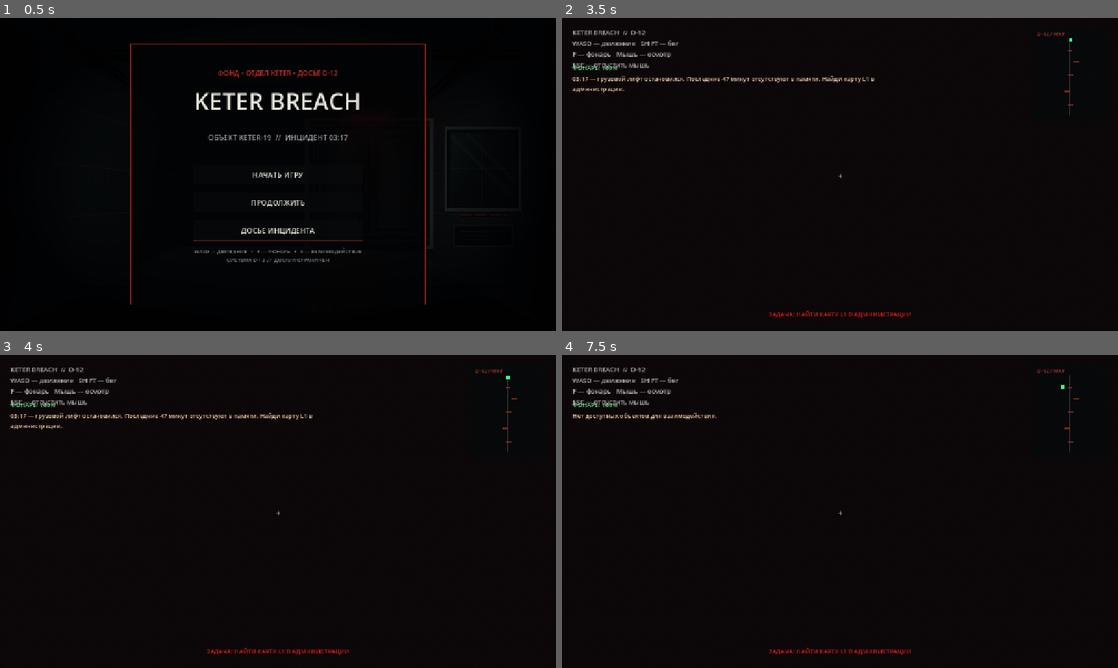
Above: before the commit, frames 1-4 (two rows, left to right).
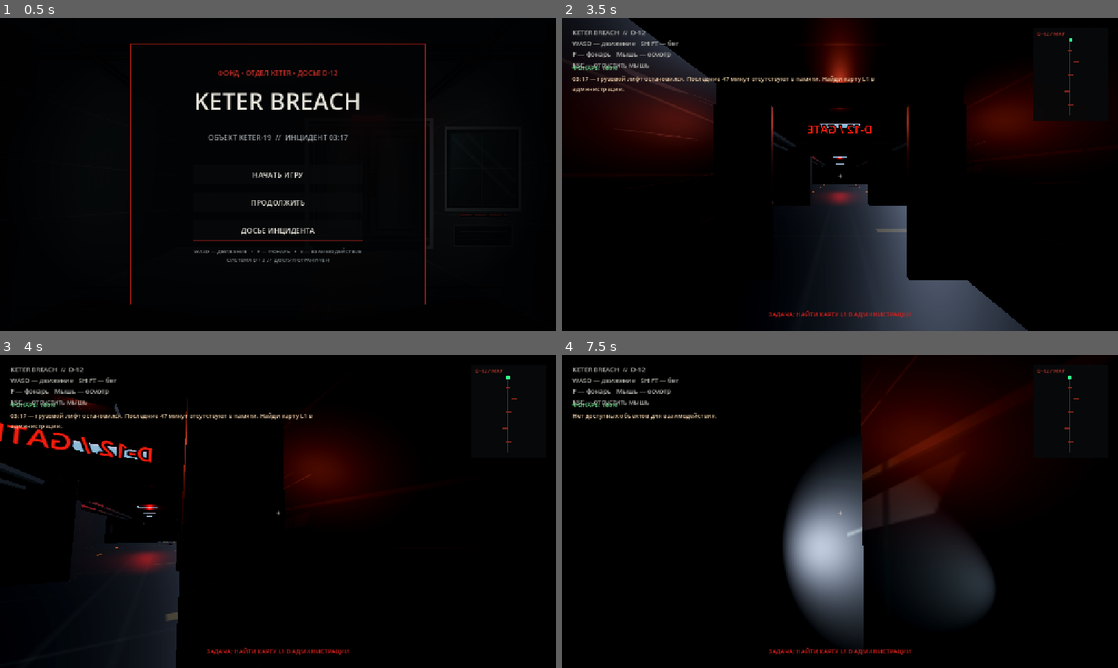
Above: after the commit, the same moments.

Repository: Keter-Breach/keter-breach.ru
Game: Godot game, scene res://scenes/main.tscn
Same seed, same stepped clock (60 frames per second), same inputs: the game is played once before the commit and once after it.
Inputs (mouse positions are in pixels of both pictures, inside the frame that each line leads up to):
- Up to frame 1 (0.5 s): no input
- Up to frame 2 (3.5 s): click "НАЧАТЬ ИГРУ" at 0.5 s; click "ПРОПУСТИТЬ ИНТРО →" at 1.25 s; tap Enter at 2 s; move the mouse to (962, 158) at 2.02 s; hold D (move_right) 2.03-2.78 s; hold Shift (sprint) 2.03-2.78 s; click (962, 158) at 2.17 s; tap Space at 2.27, 3.02 s; move the mouse to (728, 190) at 2.77 s; hold S (move_back) from 2.78 s (still down); tap F (toggle_flashlight) at 2.85 s
- Up to frame 3 (4 s): move the mouse to (289, 505) at 3.52 s; release S (move_back) at 3.53 s; hold W (move_forward) from 3.53 s (still down); tap Enter at 3.6 s
- Up to frame 4 (7.5 s): move the mouse to (834, 517) at 4.27 s; tap E at 4.35, 7.35 s; tap Space at 4.52, 5, 5.27, 6.02, 7.25 s; move the mouse to (878, 514) at 5.02 s; hold Shift (sprint) 5.03-5.78 s; move the mouse to (795, 508) at 5.77 s; tap F (toggle_flashlight) at 5.85 s; tap Enter at 6.5, 6.6 s; move the mouse to (845, 511) at 6.52 s; move the mouse to (817, 505) at 7.27 s; release W (move_forward) at 7.28 s; hold D (move_right) from 7.28 s (still down)

Frame 1 is identical in both runs. In frame 2, 16% of the frame differs, in the area x 5-90%, y 0-100%; in frame 3, 5.2%; in frame 4, 14%.
Error before the commit: Parse Error: Identifier "screen_mat" not declared in the current scope. (res://scripts/facility_layout.gd:313)

Commit message:
Fix room dressing material references

Diff:
--- a/godot-prototype/scripts/facility_layout.gd
+++ b/godot-prototype/scripts/facility_layout.gd
@@ -290,6 +290,11 @@
  var paper_mat := _mat(Color(0.62, 0.59, 0.48), 0.0, 0.96)
  var dark_mat := _mat(Color(0.055, 0.065, 0.07), 0.2, 0.72)
  var glass_mat := _mat(Color(0.18, 0.36, 0.38, 0.72), 0.22, 0.2)
+ var screen_mat := _mat(Color(0.035, 0.20, 0.18), 0.15, 0.28)
+ var lamp_mat := _mat(Color(0.72, 0.84, 0.88), 0.08, 0.22)
+ lamp_mat.emission_enabled = true
+ lamp_mat.emission = Color(0.35, 0.62, 0.78)
+ lamp_mat.emission_energy_multiplier = 0.8
  var amber_mat := _mat(Color(0.95, 0.42, 0.045), 0.08, 0.4)
  # Administration: paperwork, desk terminal and a wall ventilation grille.
  for i in range(4):
